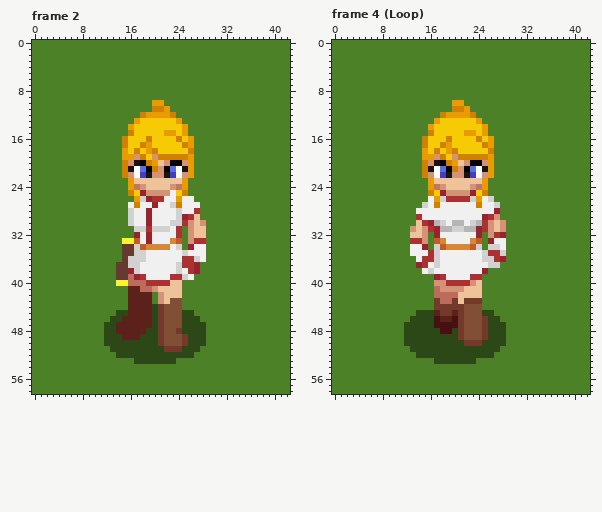
Two versions of one pixel-art file, SOMEKURA/PriesV2t3.aseprite. Above is the file before it was changed.
43x59 pixels, 11 frames. Shown: frame 2, frame 4 (Loop). The commit also changed other frames, which this record leaves out.
After:
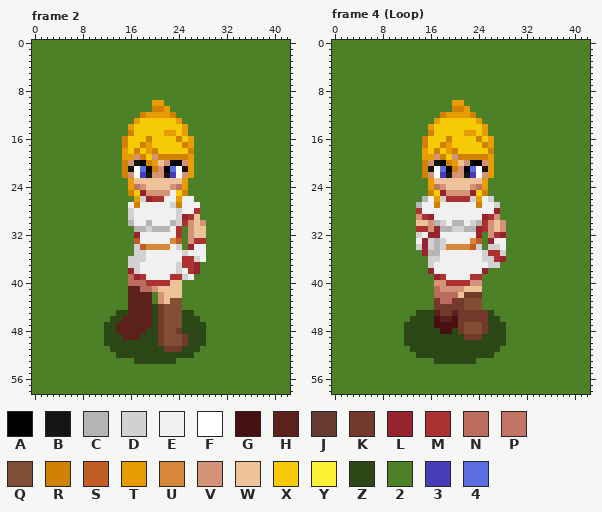
Palette (. is transparent): A #000000  B #171414  C #b5b5b5  D #d1d1d1  E #f0f0f0  F #ffffff  G #471111  H #5b211a  J #663931  K #733a2b  L #96232e  M #ac3232  N #bc6c5c  P #c27465  Q #814e36  R #d08101  S #c05c26  T #e89c02  U #d68738  V #d49277  W #eec39a  X #f6ca04  Y #fbf236  Z #2b4816  2 #4d8128  3 #473db8  4 #5b6ee1
The exact change:
{"change": "layer \"book\" now hidden"}
{"where": "frame 2"}
{"frame":2,"y":27,"x":20,"old":"L","new":"E"}
{"frame":2,"y":28,"x":19,"old":"L","new":"E"}
{"frame":2,"y":29,"x":19,"old":"L","new":"E"}
{"frame":2,"y":30,"x":16,"old":"D","new":"C"}
{"frame":2,"y":30,"x":19,"old":"L","new":"C"}
{"frame":2,"y":30,"x":23,"old":"D","new":"C"}
{"frame":2,"y":31,"x":17,"old":"DDMDDD","new":"CCDCCC"}
{"frame":2,"y":32,"x":19,"old":"L","new":"E"}
{"frame":2,"y":33,"x":15,"old":"YY","new":"22"}
{"frame":2,"y":33,"x":19,"old":"L","new":"E"}
{"frame":2,"y":34,"x":15,"old":"JJ","new":"22"}
{"frame":2,"y":35,"x":15,"old":"JJ","new":"22"}
{"frame":2,"y":36,"x":15,"old":"J","new":"2"}
{"frame":2,"y":37,"x":14,"old":"JJ","new":"22"}
{"frame":2,"y":38,"x":14,"old":"JJ","new":"22"}
{"frame":2,"y":39,"x":14,"old":"JJ","new":"22"}
{"frame":2,"y":40,"x":14,"old":"YY","new":"22"}
{"where": "frame 4 (Loop), layers \"arms R\", \"legs\""}
{"frame":4,"y":26,"x":15,"old":"2","new":"C"}
{"frame":4,"y":27,"x":14,"old":"2D","new":"CE"}
{"frame":4,"y":28,"x":14,"old":"E","new":"M"}
{"frame":4,"y":29,"x":14,"old":"MEE","new":"VML"}
{"frame":4,"y":30,"x":15,"old":"ML","new":"WV"}
{"frame":4,"y":31,"x":13,"old":"VWVM","new":"2MMV"}
{"frame":4,"y":32,"x":13,"old":"WWV2","new":"2DEL"}
{"frame":4,"y":33,"x":13,"old":"MMV2SU","new":"2ELDCD"}
{"frame":4,"y":34,"x":13,"old":"EE","new":"2D"}
{"frame":4,"y":34,"x":16,"old":"2DS","new":"DCD"}
{"frame":4,"y":35,"x":13,"old":"EEEMD","new":"22LCC"}
{"frame":4,"y":36,"x":14,"old":"EMM","new":"22D"}
{"frame":4,"y":37,"x":14,"old":"LMED","new":"22DE"}
{"frame":4,"y":38,"x":15,"old":"ED","new":"2L"}
{"frame":4,"y":40,"x":24,"old":"W","new":"V"}
{"frame":4,"y":42,"x":22,"old":"WWW","new":"KKK"}
{"frame":4,"y":43,"x":21,"old":"WKKK","new":"KQQQ"}
{"frame":4,"y":45,"x":22,"old":"QQQZ","new":"KKKK"}
{"frame":4,"y":46,"x":22,"old":"QQQ","new":"KKK"}
{"frame":4,"y":49,"x":21,"old":"KQQQK","new":"ZKKKZ"}
{"frame":4,"y":50,"x":22,"old":"KKK","new":"ZZZ"}
{"label":"changed","picture_box":[116,202,176,286]}
{"label":"changed","picture_box":[410,196,446,274]}
{"label":"changed","picture_box":[458,280,488,346]}
